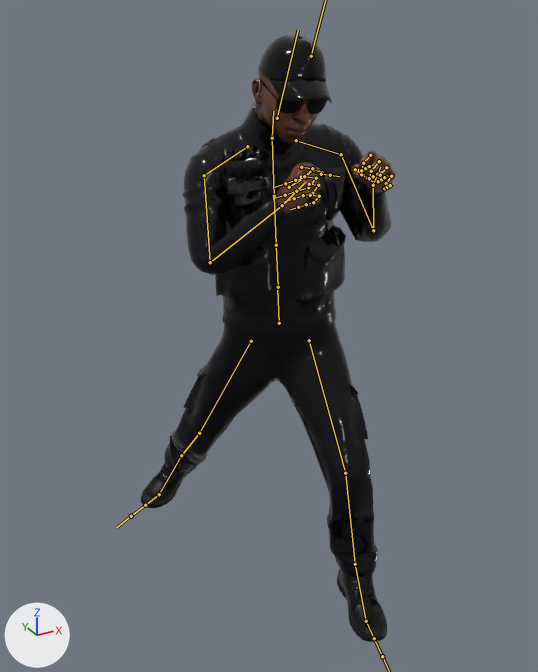
The FBX model models/Guarda/1.fbx, before and after one commit.
The view is the same before and after, from a camera (50 mm lens) standing at (-0.976, -1.832, 1.701) and looking at (0.009, -0.042, 0.807). The lights are fixed; the arrows at lower left show +X, +Y and +Z. Both versions are drawn at frame 15 of the action 'Armature.001|Armature.001|mixamo.com|Layer0'; the numbers are the values there. The bones that bend it are drawn over the model as lines.

The first picture shows 'Ch18.001'.
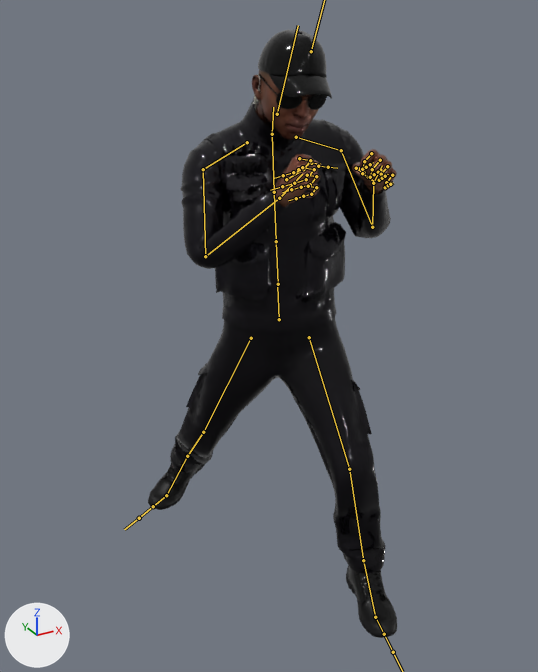
Changed parts and their boxes (x1, y1, x2, y2) in the pictures (538 x 672 px):
'Ch18.001', posed: before (141, 34, 396, 642); after (148, 30, 397, 638)
bone 'mixamorig:Hips', root to tip: before (279, 323) to (277, 288); after (279, 319) to (277, 285)
bone 'mixamorig:LeftShoulder', root to tip: before (296, 140) to (341, 154); after (296, 137) to (341, 150)
bone 'mixamorig:RightShoulder', root to tip: before (247, 146) to (204, 175); after (247, 142) to (203, 169)
bone 'mixamorig:RightForeArm', root to tip: before (210, 262) to (282, 205); after (205, 256) to (279, 198)
bone 'mixamorig:LeftUpLeg', root to tip: before (309, 340) to (345, 473); after (309, 337) to (349, 469)
bone 'mixamorig:RightUpLeg', root to tip: before (251, 341) to (199, 433); after (251, 338) to (203, 432)

What the commit changed:
Bone 'mixamorig:Hips' (bone_mixamorig_hips) moves from (3.3, -8.7, 3.6) to (3.3, -7.7, 3.6).
Bone 'mixamorig:LeftShoulder' (bone_mixamorig_leftshoulder) turns from (10, 3, 0) to (10, 4, -1) degrees about its own x, y and z.
Bone 'mixamorig:RightShoulder' (bone_mixamorig_rightshoulder) turns from (9, -7, -16) to (6, -7, -16) degrees about its own x, y and z.
Bone 'mixamorig:RightForeArm' (bone_mixamorig_rightforearm) turns from (3, 15, -110) to (3, 15, -111) degrees about its own x, y and z.
Bone 'mixamorig:LeftUpLeg' (bone_mixamorig_leftupleg) turns from (37, -18, 0) to (37, -18, 2) degrees about its own x, y and z.
Bone 'mixamorig:RightUpLeg' (bone_mixamorig_rightupleg) turns from (-5, 16, -25) to (-5, 16, -23) degrees about its own x, y and z.
